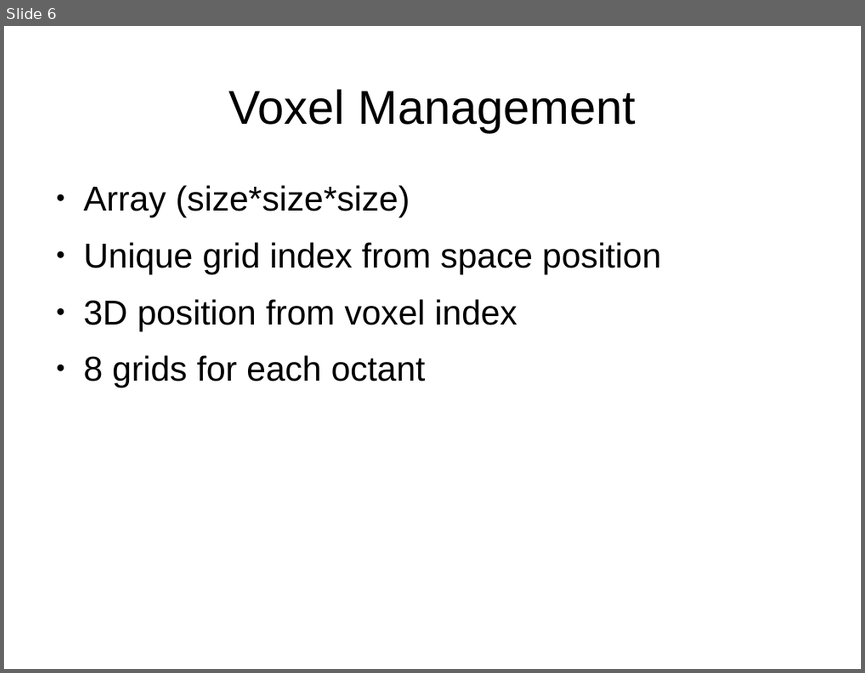
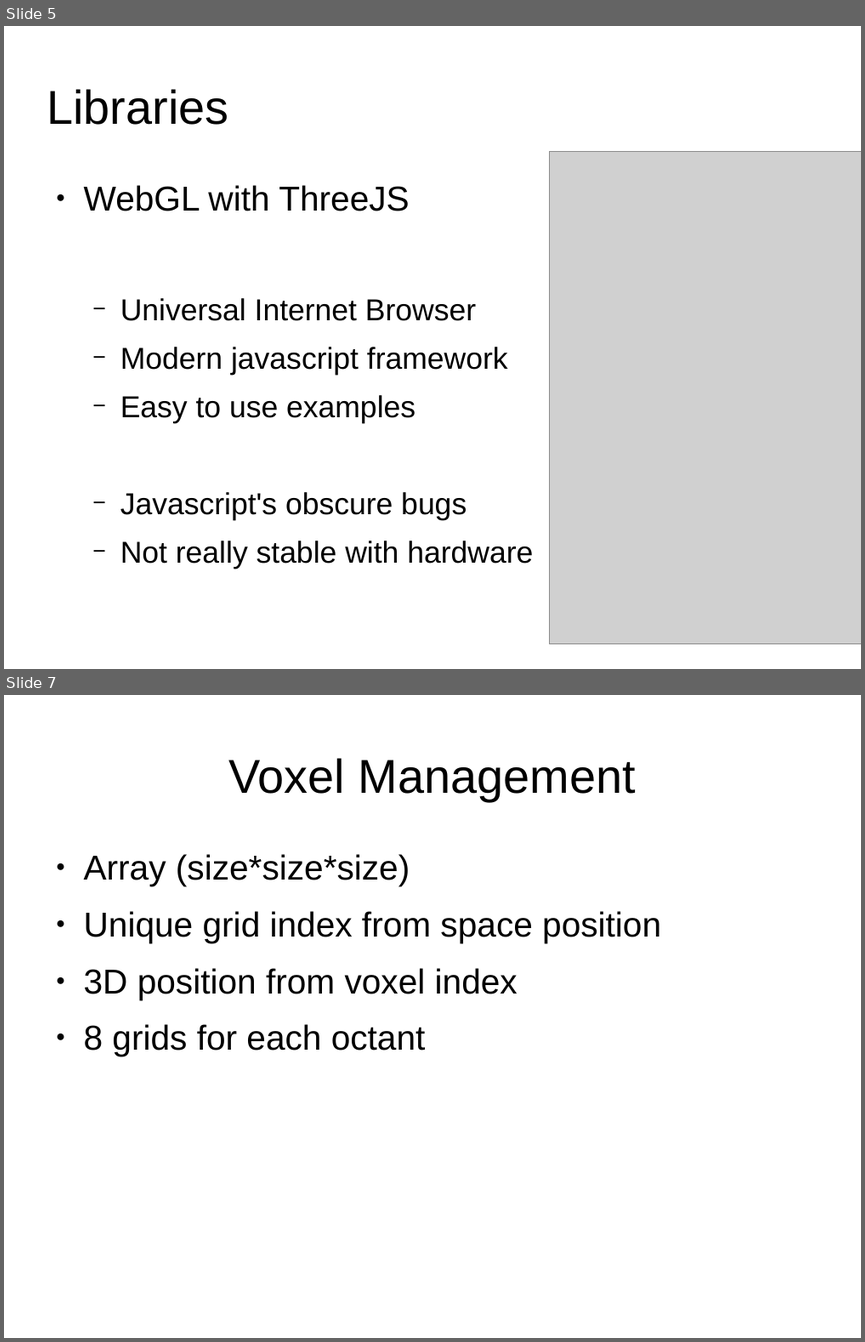
Before and after one commit to leon196/Voxel, a slide deck: docs/Presentation.odp. Shown one above the other, each under a label of ours: slide 6 before the commit, slides 5 and 7 after it; the slides between them are not shown. The pictures are 865x673 and 865x1342 pixels, drawn with LibreOffice and Linux fonts; fonts in the diff are those of the drawing; grey boxes stand for pictures. Boxes give left, top, right and bottom in pixels: in the first picture for what was removed or moved away, otherwise in the second. Text is boxed around its words. In the diff, an @@ line names an element or a change of style, - is before the commit and + after.

```diff
--- a/docs/Presentation.odp
+++ b/docs/Presentation.odp
@@ slide 5 added at box(4, 26, 861, 669), background #FFFFFF @@
@@ title added at box(46, 89, 228, 125), 44 pt, text #000000 @@
+Libraries
@@ picture added at box(550, 151, 861, 643) @@
@@ text added at box(84, 185, 533, 563), 28 pt, text #000000 @@
+● WebGL with ThreeJS
+  − Universal Internet Browser
+  − Modern javascript framework
+  − Easy to use examples
+  − Javascript's obscure bugs
+  − Not really stable with hardware
@@ what was slide 6 is now slide 7 @@
```
Also in this commit, not shown: 3 slides changed, 2 other slides added, 2 slides removed, 1 other file.
